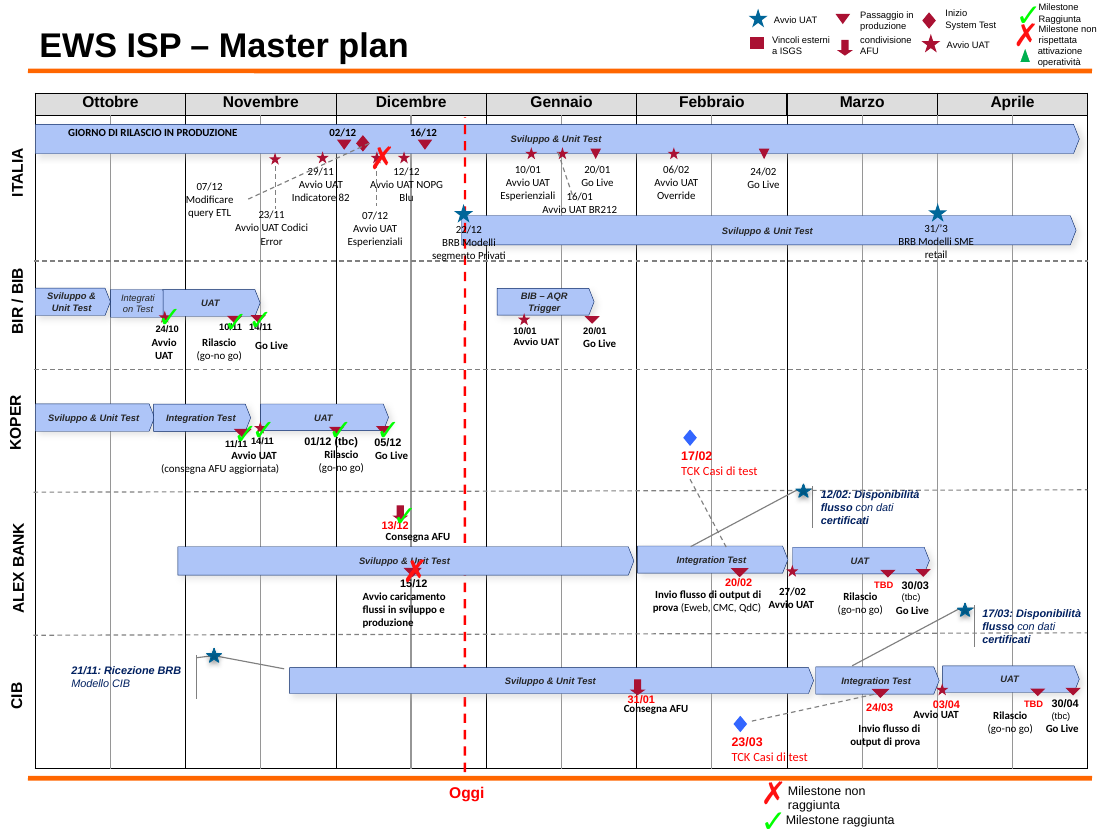
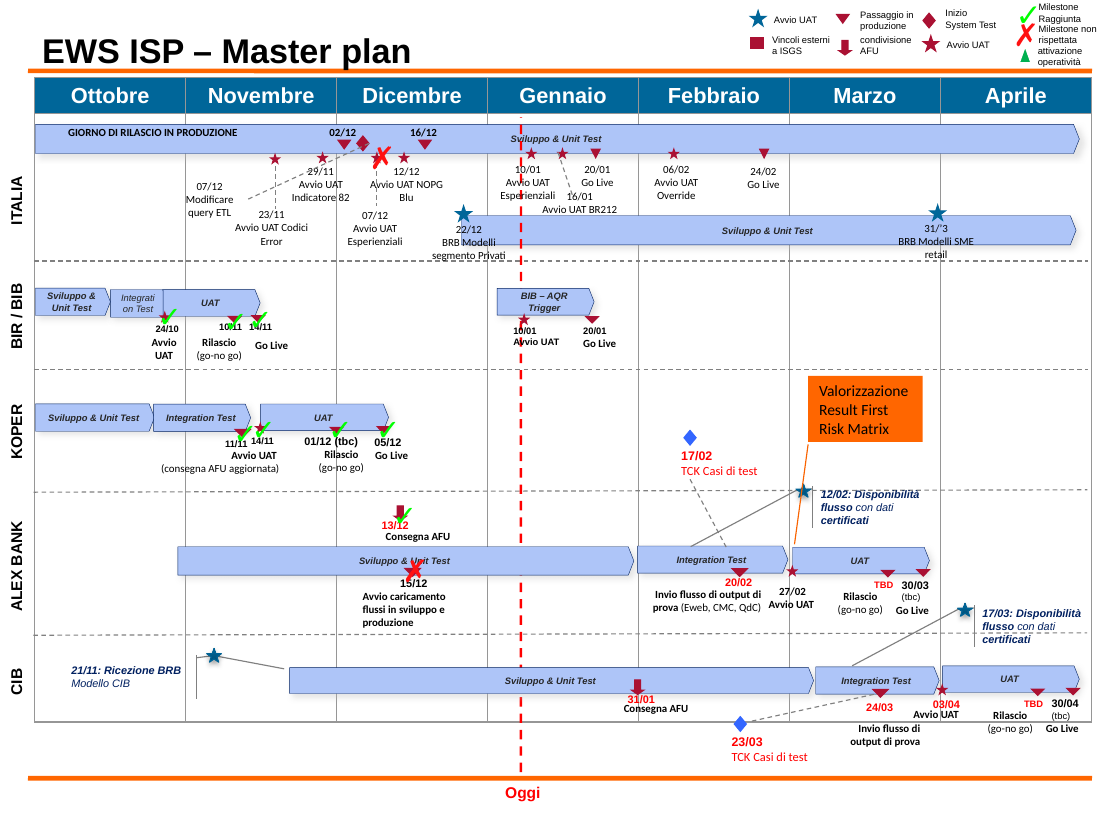
Before and after one commit to cybertop35/intelliJConf, a slide deck: slide 2 of earlywarning-pom/earlywarning-config/src/baf-configuration/SpecificheIndicatori/20161122_EWS - Plan.pptx. Drawn at 1120x840 pixels with LibreOffice and Linux fonts; fonts in the diff are those of the drawing; background and template pictures are left out. Boxes give left, top, right and bottom in pixels: in the first picture for what was removed or moved away, otherwise in the second. Text is boxed around its words. In the diff, an @@ line names an element or a change of style, - is before the commit and + after.

```diff
--- a/earlywarning-pom/earlywarning-config/src/baf-configuration/SpecificheIndicatori/20161122_EWS - Plan.pptx
+++ b/earlywarning-pom/earlywarning-config/src/baf-configuration/SpecificheIndicatori/20161122_EWS - Plan.pptx
@@ title "EWS ISP – Master plan": place and size @@
-title "EWS ISP – Master plan" at (39,32,408,64)
+title "EWS ISP – Master plan" at (42,38,411,70)
@@ table added at (35,77,1093,724), 2 rows, 7 columns @@
+Ottobre | Novembre | Dicembre | Gennaio | Febbraio | Marzo | Aprile
+ |  |  |  |  |  | 
@@ table removed at (35,93,1085,768), 2 rows, 14 columns @@
-Ottobre |  | Novembre |  | Dicembre |  | Gennaio |  | Febbraio |  | Marzo |  | Aprile | 
- |  |  |  |  |  |  |  |  |  |  |  |  | 
@@ line moved from (465, 772) - (465, 118) to (521, 772) - (521, 118) @@
@@ text "ITALIA": place and size @@
-text "ITALIA" at (9,152,26,196)
+text "ITALIA" at (8,180,25,224)
@@ text "BIR / BIB": place and size @@
-text "BIR / BIB" at (9,270,26,333)
+text "BIR / BIB" at (8,286,25,348)
@@ text "KOPER": place and size @@
-text "KOPER" at (7,400,24,449)
+text "KOPER" at (8,410,25,458)
@@ rectangle added at (809,376,923,442), fill #FF6600, 10 pt, text #000000 @@
+Valorizzazione Result First Risk Matrix
@@ line added from (809, 445) to (794, 544), #F96400 0.75 pt @@
@@ text "CIB": place and size @@
-text "CIB" at (8,685,25,709)
+text "CIB" at (8,671,25,695)
@@ text "Oggi": place and size @@
-text "Oggi" at (449,786,484,802)
+text "Oggi" at (505,786,540,802)
@@ text removed at (749,767,793,815) @@
-✗
@@ text removed at (752,797,777,840) @@
-✓
@@ rectangle removed at (788,783,921,797) @@
-Milestone non raggiunta
@@ rectangle removed at (786,812,904,827) @@
-Milestone raggiunta
```
Also in this commit, not shown: 2 slides added, 2 other files.
